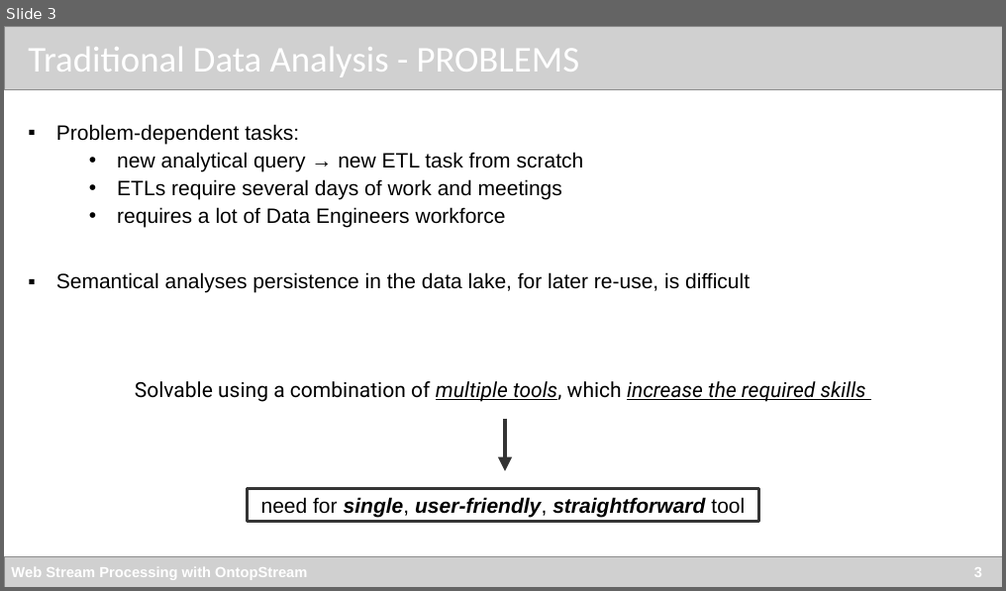
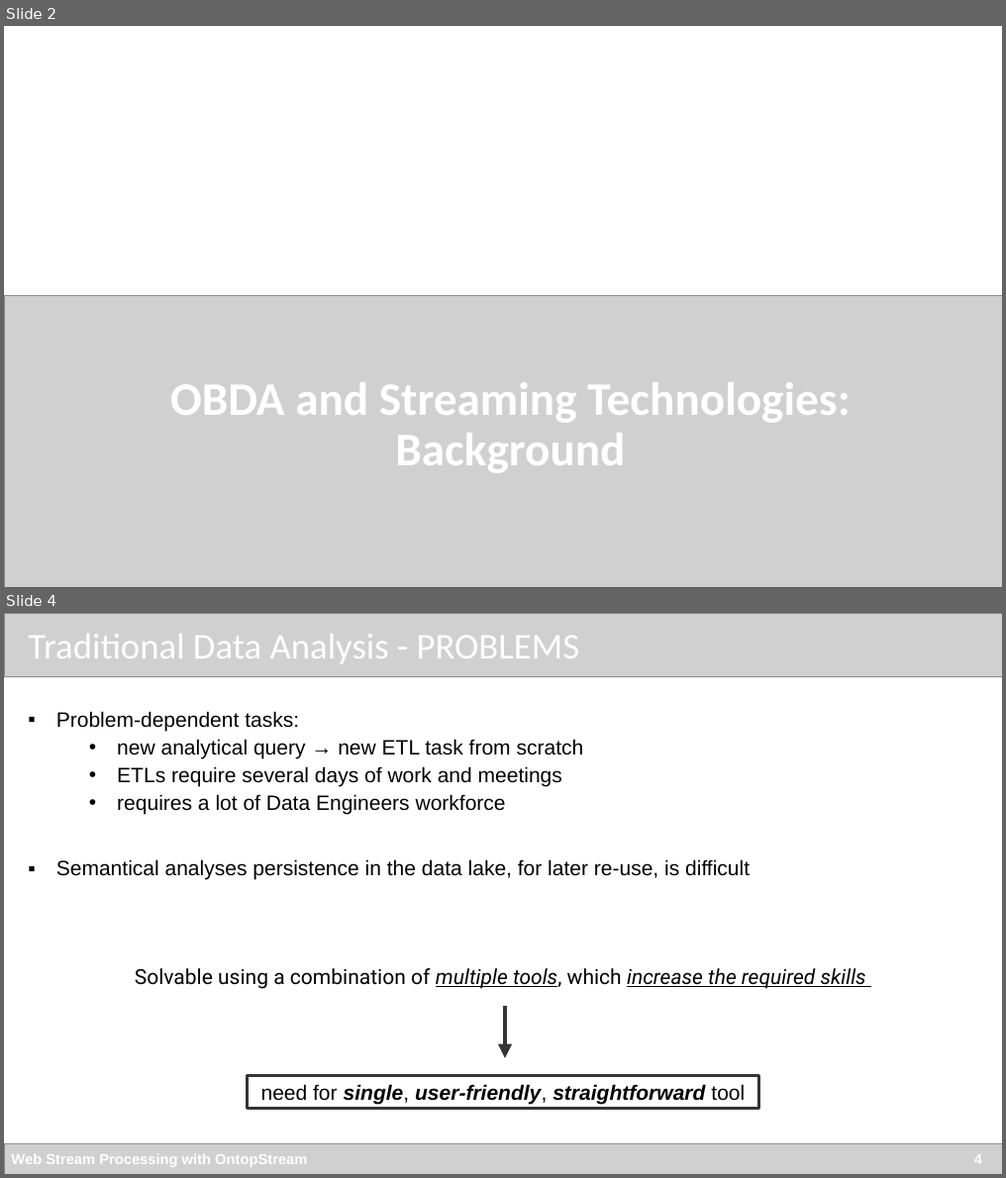
Before and after one commit to chimera-suite/OntopStream-TheWebConf2022Tutorial, a slide deck: Tutorial_WebConf.pptx. Shown one above the other, each under a label of ours: slide 3 before the commit, slides 2 and 4 after it; the slides between them are not shown. The pictures are 1006x591 and 1006x1178 pixels, drawn with LibreOffice and Linux fonts; fonts in the diff are those of the drawing; grey boxes stand for pictures. Boxes give left, top, right and bottom in pixels: in the first picture for what was removed or moved away, otherwise in the second. Text is boxed around its words. In the diff, an @@ line names an element or a change of style, - is before the commit and + after.

```diff
--- a/Tutorial_WebConf.pptx
+++ b/Tutorial_WebConf.pptx
@@ slide 2 added at bbox=[4, 26, 1002, 587], background #FFFFFF @@
@@ picture added at bbox=[4, 295, 1002, 587] @@
@@ text added at bbox=[170, 382, 849, 473], 45 pt, text #FFFFFF, bold @@
+OBDA and Streaming Technologies: Background
@@ what was slide 3 is now slide 4 @@
@@ text at bbox=[11, 1155, 982, 1167]: text changed @@
-Web Stream Processing with OntopStream 3
+Web Stream Processing with OntopStream 4
```
Also in this commit, not shown: 9 slides changed, 13 other slides added, 1 other file.
